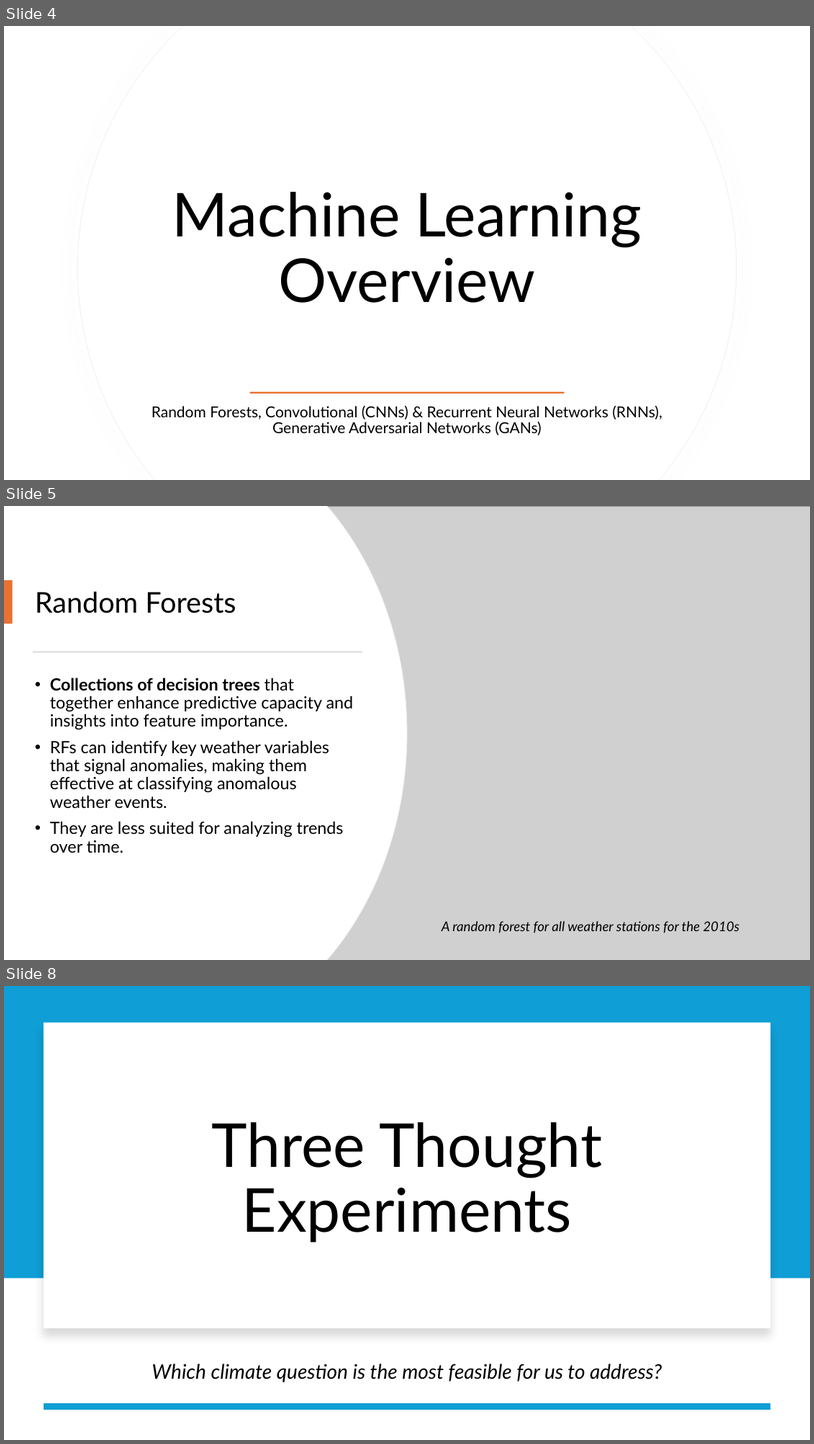
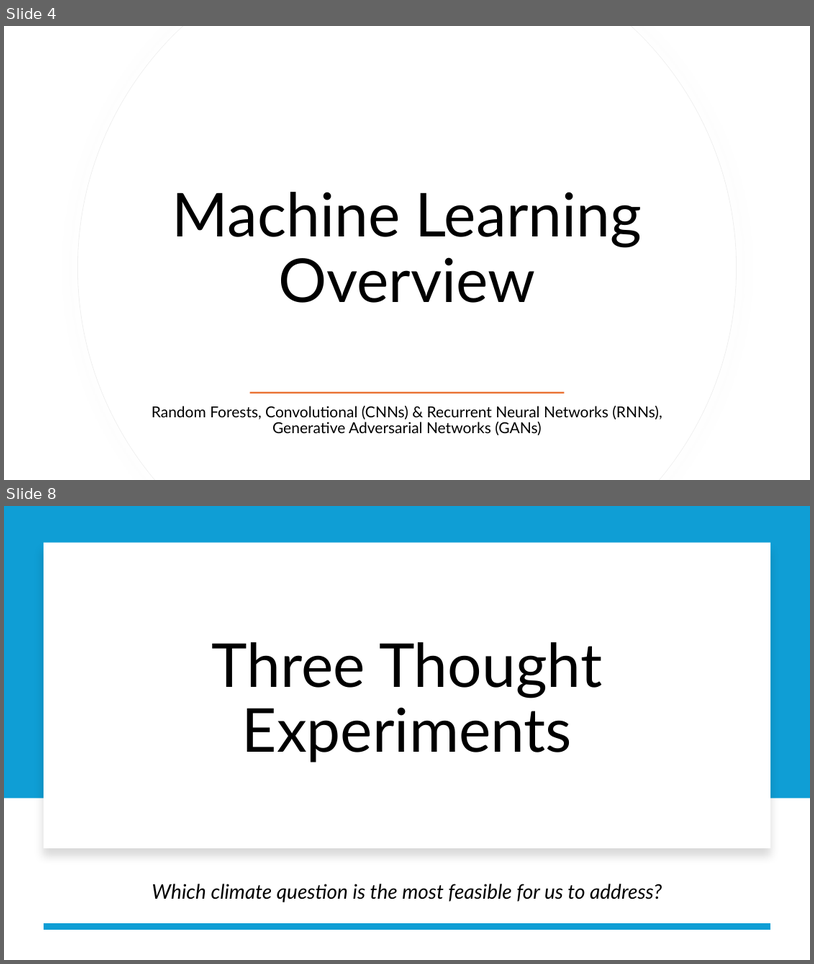
Before and after one commit to john-phil/ClimateWins-Unsupervised-ML, a slide deck: Project Overview/ClimateWins Final Presentation.pptx. Shown one above the other, each under a label of ours: slides 4, 5 and 8 before the commit, slides 4 and 8 after it; the slides between them are not shown. The pictures are 814x1444 and 814x964 pixels, drawn with LibreOffice and Linux fonts; fonts in the diff are those of the drawing; grey boxes stand for pictures. Boxes give left, top, right and bottom in pixels: in the first picture for what was removed or moved away, otherwise in the second. Text is boxed around its words. In the diff, an @@ line names an element or a change of style, - is before the commit and + after.

```diff
--- a/Project Overview/ClimateWins Final Presentation.pptx
+++ b/Project Overview/ClimateWins Final Presentation.pptx
@@ slide 5 removed at (x1=4, y1=506, x2=810, y2=960), background #FFFFFF @@
@@ freeform shape removed at (x1=4, y1=506, x2=407, y2=960) @@
@@ freeform shape removed at (x1=4, y1=506, x2=407, y2=960) @@
@@ picture removed at (x1=327, y1=506, x2=810, y2=960) @@
@@ rectangle removed at (x1=4, y1=580, x2=13, y2=624) @@
@@ title removed at (x1=35, y1=591, x2=236, y2=613) @@
-Random Forests
@@ rectangle removed at (x1=33, y1=651, x2=363, y2=652) @@
@@ text removed at (x1=50, y1=677, x2=354, y2=852) @@
-• Collections of decision trees that together enhance predictive capacity and insights into feature importance.
-• RFs can identify key weather variables that signal anomalies, making them effective at classifying anomalous weather events.
-• They are less suited for analyzing trends over time.
@@ text removed at (x1=442, y1=921, x2=740, y2=933) @@
-A random forest for all weather stations for the 2010s
```
Also in this commit, not shown: 8 slides changed, 1 slide added, 1 other slide removed.
